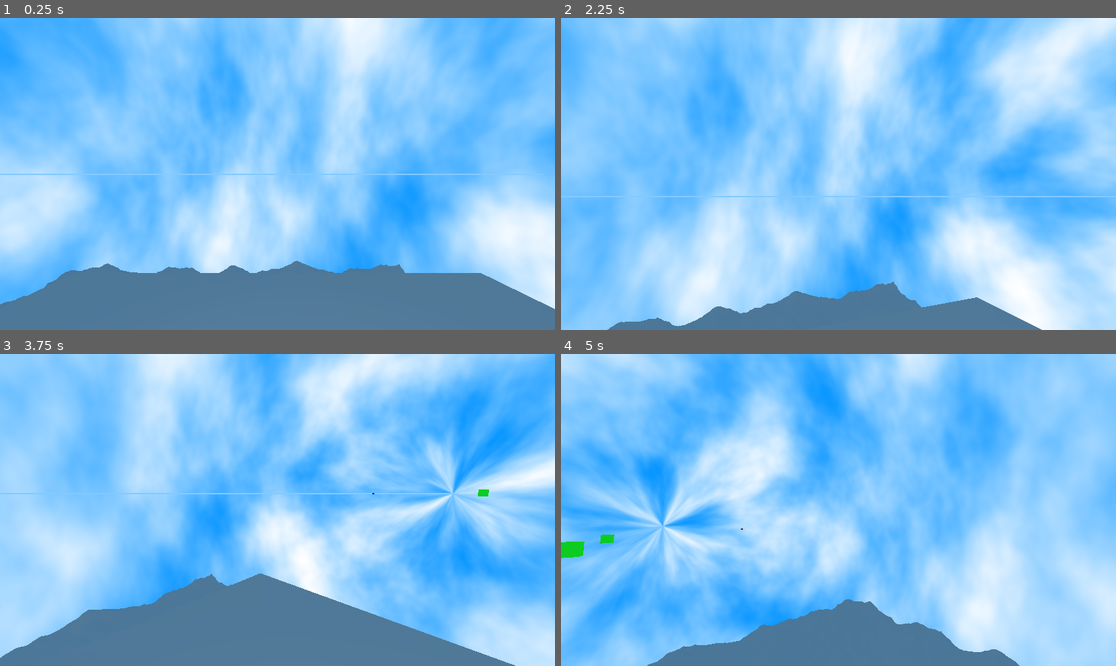
Above: before the commit, frames 1-4 (two rows, left to right).
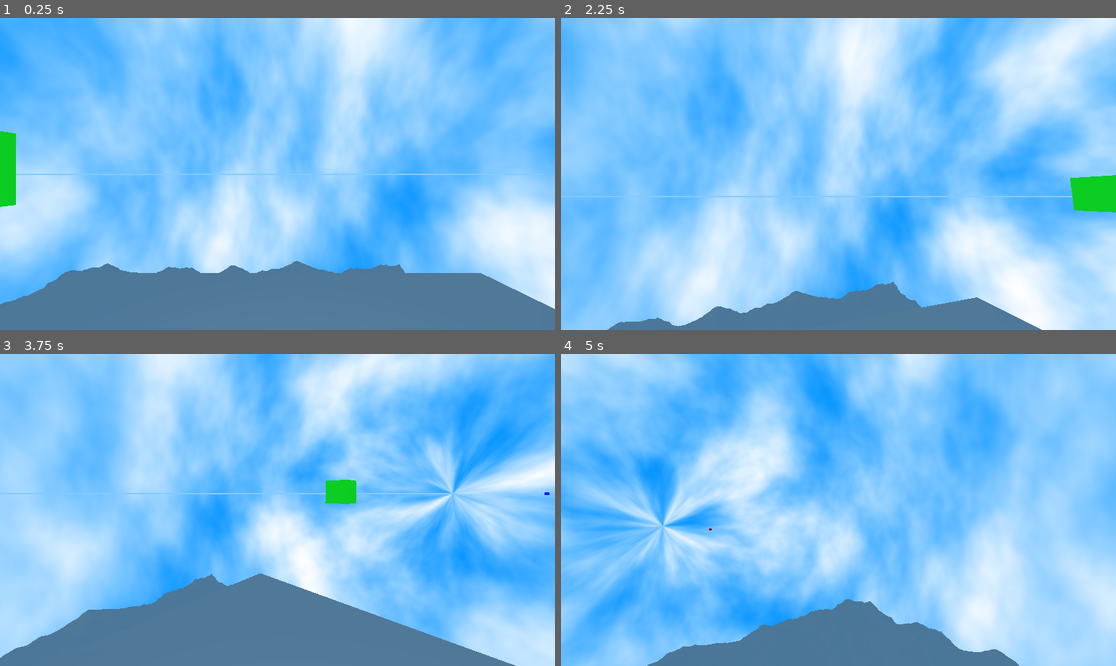
Above: after the commit, the same moments.

Repository: JustAws0m3/Godot_project_1
Game: Godot game, scene res://Main.tscn
Same seed, same stepped clock (60 frames per second), same inputs: the game is played once before the commit and once after it.
Inputs (mouse positions are in pixels of both pictures, inside the frame that each line leads up to):
- Up to frame 1 (0.25 s): no input
- Up to frame 2 (2.25 s): tap Enter at 0.5 s; move the mouse to (866, 174) at 0.52 s; hold R (Refresh) 0.53-1.28 s; hold W (Forwards) from 0.53 s (still down); tap Space (Jump) at 0.77, 1.52 s; move the mouse to (810, 174) at 1.27 s; tap Shift (Sprint) at 1.35 s; move the mouse to (849, 167) at 2.02 s; hold R (Refresh) from 2.03 s (still down)
- Up to frame 3 (3.75 s): keep holding W (Forwards); move the mouse to (271, 516) at 2.77 s; release R (Refresh) at 2.78 s; tap Shift (Sprint) at 2.85 s; tap Space (Jump) at 3.02 s; move the mouse to (316, 513) at 3.52 s; hold R (Refresh) from 3.53 s (still down)
- Up to frame 4 (5 s): keep holding W (Forwards); tap Space (Jump) at 3.77, 4.52 s; move the mouse to (794, 506) at 4.27 s; release R (Refresh) at 4.28 s; tap Shift (Sprint) at 4.35 s

The runs differ from the first frame. In frame 1, 0.7% of the frame differs, in the area x 0-3%, y 36-61%; in frame 2, 0.9%, in the area x 91-100%, y 50-63%; in frame 3, 0.5%; in frame 4, 0.3%.

Commit message:
sync push

Diff:
--- a/Main.tscn
+++ b/Main.tscn
@@ -56,3 +56,6 @@
 
 [node name="Unpacker" type="Node" parent="."]
 script = ExtResource("6_3dxm6")
+min_poi_dist_ratio = 0.451
+max_poi_dist_ratio = 0.54
+seed = 1
--- a/Scripts/Generation/Unpackers/paths_unpacker.gd
+++ b/Scripts/Generation/Unpackers/paths_unpacker.gd
@@ -18,8 +18,8 @@
 #Point paramaters
 @export var n_pois := 3
 @export var poi_bound = 20
-@export var min_poi_dist_ratio := 0.3
-@export var max_poi_dist_ratio := 0.7
+@export_range(0,1.0,0.001) var min_poi_dist_ratio := 0.3
+@export_range(0,1.0,0.001) var max_poi_dist_ratio := 0.7
 
 var WORLD_BORDER_POSITIVE = map_size / 2
 var WORLD_BORDER_NEGATIVE = -map_size / 2
@@ -76,6 +76,7 @@
 	var x_neg = ((WORLD_BORDER_NEGATIVE.x + poi_bound) - pos.x) / vec.x
 	var y_pos = ((WORLD_BORDER_POSITIVE.y - poi_bound) - pos.y) / vec.y
 	var y_neg = ((WORLD_BORDER_NEGATIVE.y + poi_bound) - pos.y) / vec.y
+	print(vec,x_pos,x_neg,y_pos,y_neg)
 	return [min(x_pos,y_pos),max(x_neg,y_neg)]
 
 
